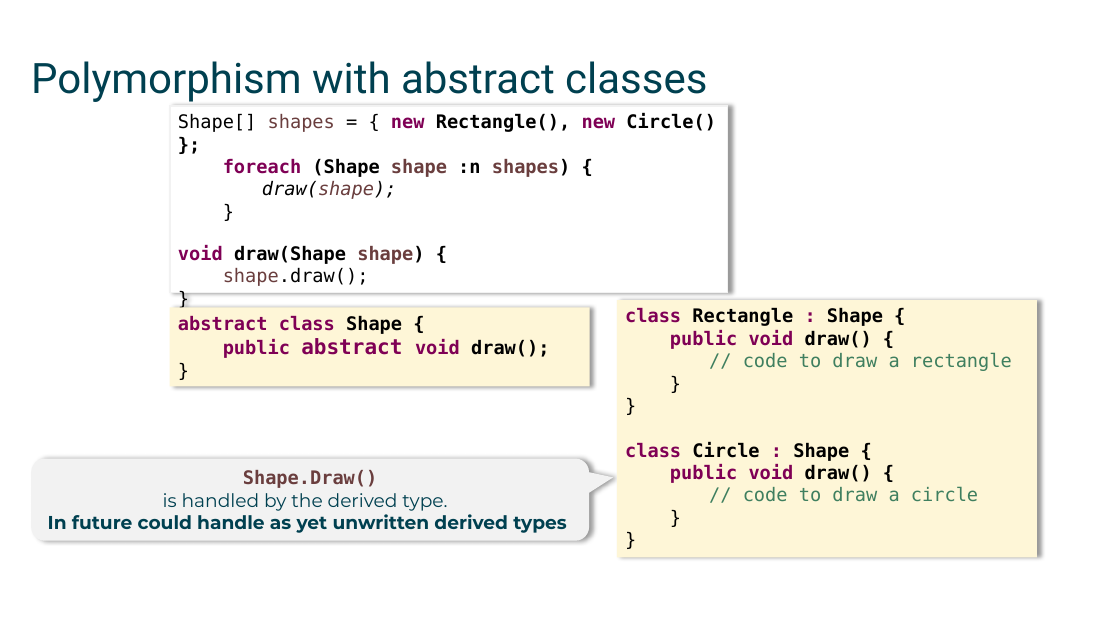
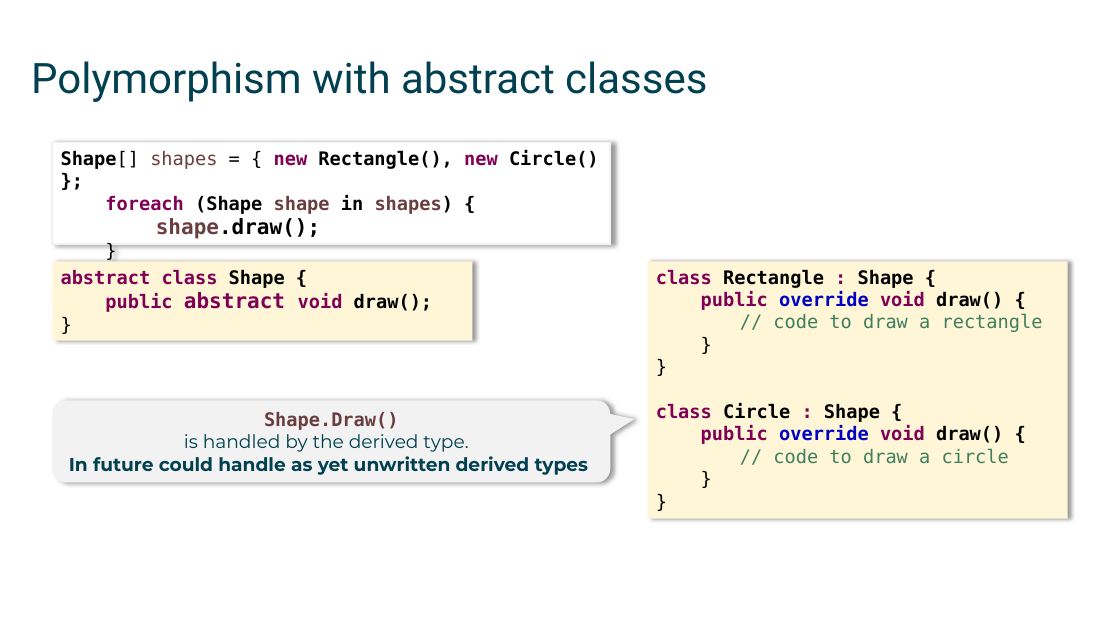
Before and after one commit to mikebaradaran/csharp, a slide deck: slide 7 of 09-Abstract classes.pptx. Drawn at 1120x630 pixels with LibreOffice and Linux fonts; fonts in the diff are those of the drawing. Boxes give left, top, right and bottom in pixels: in the first picture for what was removed or moved away, otherwise in the second. Text is boxed around its words. In the diff, an @@ line names an element or a change of style, - is before the commit and + after.

```diff
--- a/09-Abstract classes.pptx
+++ b/09-Abstract classes.pptx
@@ rectangle "Shape[] shapes = { new ...": place and size @@
-rectangle "Shape[] shapes = { new ..." at box(170, 106, 728, 292)
+rectangle "Shape[] shapes = { new ..." at box(52, 143, 610, 245)
@@ text in rectangle at box(61, 150, 599, 239): bold on in "Shape[]", "shape.draw();"; size 16 to 18 pt in "shape.draw();" @@
@@ text in rectangle at box(105, 195, 453, 214): text changed; text colour #000000 to #6A3E3E @@
-foreach (Shape shape :n shapes) {
-draw(shape);
-}
-void draw(Shape shape) {
+foreach (Shape shape in shapes) {
@@ rectangle "abstract class Shape {": place and size @@
-rectangle "abstract class Shape {" at box(170, 308, 590, 386)
+rectangle "abstract class Shape {" at box(52, 261, 472, 340)
@@ rectangle "class Rectangle : Shape {": place and size @@
-rectangle "class Rectangle : Shape {" at box(617, 300, 1037, 557)
+rectangle "class Rectangle : Shape {" at box(648, 261, 1068, 518)
@@ text in rectangle at box(701, 291, 1003, 310): text changed @@
-public void draw() {
+public override void draw() {
@@ rounded speech box "Shape.Draw() is handled by the ...": place and size @@
-rounded speech box "Shape.Draw() is handled by the ..." at box(31, 459, 589, 541)
+rounded speech box "Shape.Draw() is handled by the ..." at box(52, 401, 610, 483)
@@ text in rectangle at box(701, 426, 1003, 444): text changed @@
-public void draw() {
+public override void draw() {
```
Also in this commit, not shown: 2 other slides changed.
